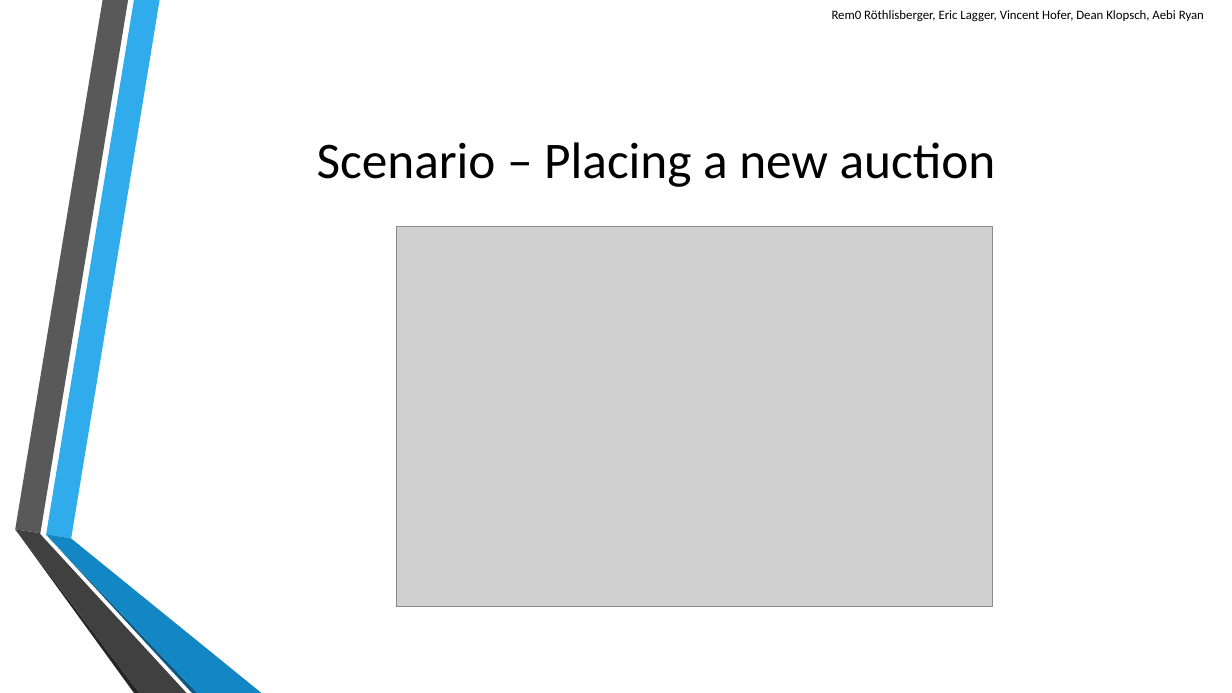
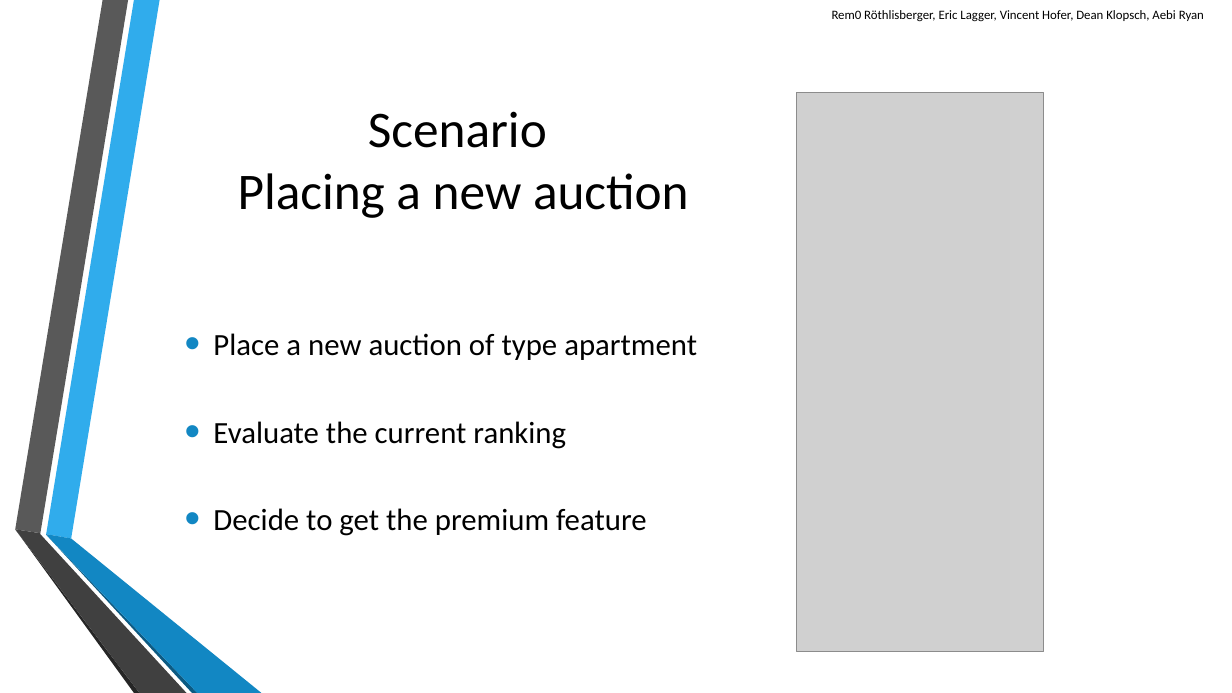
Before and after one commit to scg-unibe-ch/ese2016-team8, a slide deck: slide 6 of baseProject/presentation/Presentation-Team8.pptx (slide 4 before the commit). Drawn at 1232x693 pixels with LibreOffice and Linux fonts; fonts in the diff are those of the drawing; grey boxes stand for pictures; background and template pictures are left out. Boxes give left, top, right and bottom in pixels: in the first picture for what was removed or moved away, otherwise in the second. Text is boxed around its words. In the diff, an @@ line names an element or a change of style, - is before the commit and + after.

```diff
--- a/baseProject/presentation/Presentation-Team8.pptx
+++ b/baseProject/presentation/Presentation-Team8.pptx
@@ title at [238,111,689,218]: text changed @@
-Scenario – Placing a new auction
+Scenario
+Placing a new auction
@@ picture added at [797,92,1043,653] @@
@@ picture removed at [396,226,993,606] @@
@@ text added at [213,333,697,536], 24 pt, text #000000 @@
+• Place a new auction of type apartment
+• Evaluate the current ranking
+• Decide to get the premium feature
```
Also in this commit, not shown: 5 other slides changed, 2 slides added, 1 slide removed, 6 other files.
